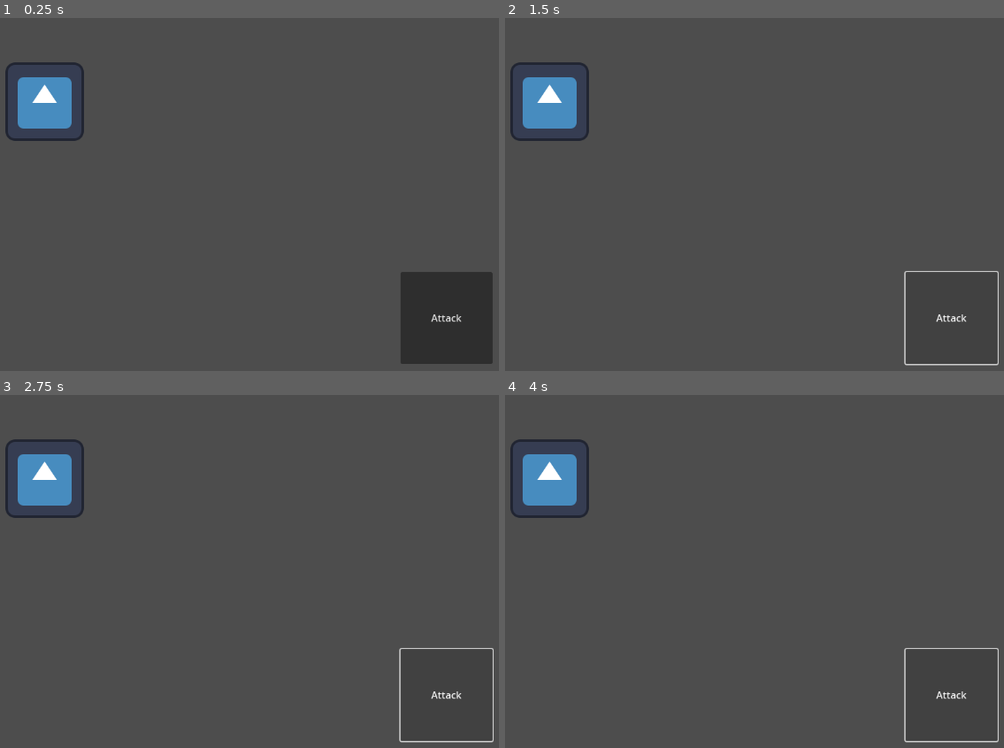
Above: before the commit, frames 1-4 (two rows, left to right).
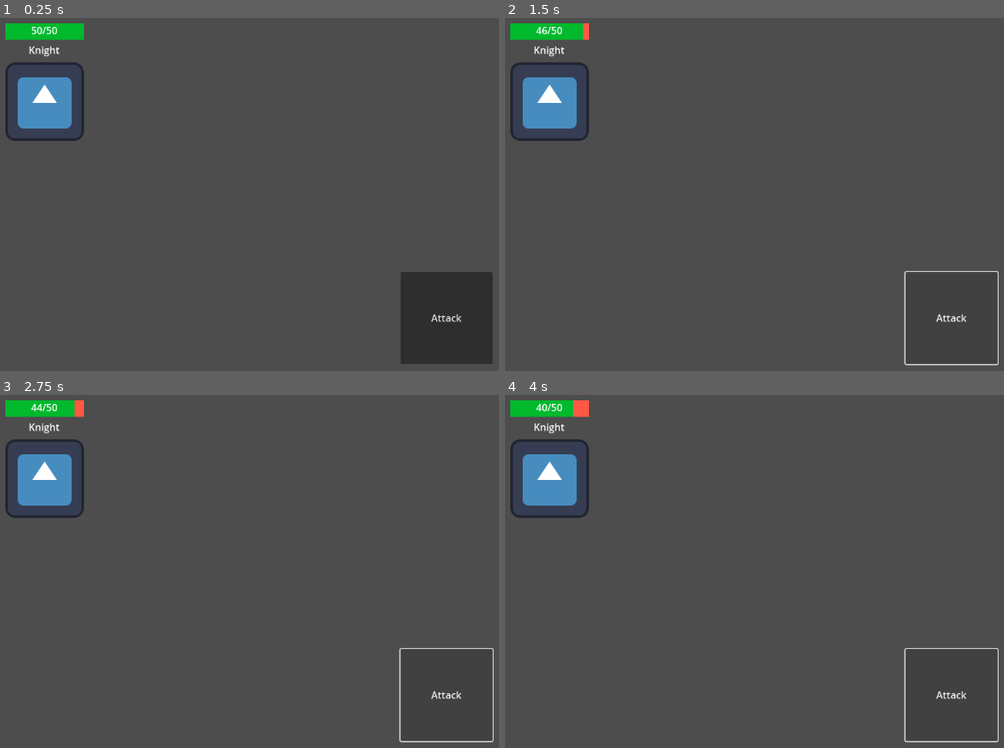
Above: after the commit, the same moments.

Repository: Comotcaiten/re_turnbase_project
Game: Godot game, scene res://test/level.tscn
Two runs of this game, one before a commit and one after it. Both use one fixed random seed, a clock stepped at 60 frames per second and the inputs below. The engine's default icon, where the game draws it, is replaced by a stand-in: a white triangle on a blue panel in a dark square.
Inputs:
- Up to frame 1 (0.25 s): no input
- Up to frame 2 (1.5 s): click "Attack" at 0.5 s; click "Attack" at 1.25 s
- Up to frame 3 (2.75 s): click "Attack" at 2 s
- Up to frame 4 (4 s): tap Enter at 2.75 s; tap Space at 3.5 s

The runs differ from the first frame. In frame 1, 0.8% of the frame differs, in the area x 1-17%, y 1-12%; in frame 2, 0.8%; in frame 3, 0.8%; in frame 4, 0.8%.

Commit message:
them vai thu de test tinh nang cua battle api

Diff:
--- a/lb/api/battle/BattleHUD.gd
+++ b/lb/api/battle/BattleHUD.gd
@@ -2,7 +2,8 @@
 class_name BattleHUD
 
 @export var hpBar: HPBar
-@export var lable: Label
+@export var hpLable: Label
+@export var nameLable: Label
 
 var character: Character
 
@@ -12,12 +13,18 @@
 
 func SetData(_character: Character):
 	self.character = _character
-	lable.text = character.nameCharacter
-	print(character.nameCharacter, " (|) ")
+	if nameLable != null:
+		nameLable.text = character.nameCharacter
+	else:
+		nameLable.text = "Null"
+	if hpLable != null:
+		hpLable.text = str(character.hp) + "/" + str(character.max_hp)
 	hpBar.SetHP(hpNormalized)
 
 func UpdateHP():
 	hpBar.SetHP(hpNormalized)
+	if hpLable != null:
+		hpLable.text = str(character.hp) + "/" + str(character.max_hp)
 
 # func UpdateHPSmoot():
 # 	hpBar.SetHPSmooth(hpNormalized)
--- a/lb/api/battle/BattleSystem.gd
+++ b/lb/api/battle/BattleSystem.gd
@@ -17,5 +17,6 @@
 
 func _on_button_attack_pressed() -> void:
   player.character.TakeDamage(null, player.character)
+  player.hud.UpdateHP()
   # player.PrintCharacter()
   pass # Replace with function body.
--- a/lb/api/battle/BattleUnit.gd
+++ b/lb/api/battle/BattleUnit.gd
@@ -6,7 +6,10 @@
 	get:
 		return max(level, 0)
 @export var isPlayerUnit: bool
-# @export var hud: BattleHUD
+@export var hud: BattleHUD
+
+@export_group("Weapon")
+@export var mainHand: ItemzBase
 
 @export_group("Equipment")
 @export var slot1: ItemzBase
@@ -14,11 +17,6 @@
 @export var slot3: ItemzBase
 @export var slot4: ItemzBase
 @export var slot5: ItemzBase
-@export var slot6: ItemzBase
-
-var equipments: Array[ItemzBase]:
-	get:
-		return [slot1, slot2, slot3, slot4, slot5, slot6]
 
 var character: Character
 
@@ -26,15 +24,19 @@
 	character = Character.new(base, level)
 	EquipmentItem()
 	character.AddItem(slot1)
-	# hud.SetData(character)
+	hud.SetData(character)
 	print("-----<BattelUnit SetUp>-----")
 	# PrintCharacter()
-	# hud.SetData(character)
+	hud.SetData(character)
 	print("-----</BattelUnit SetUp>-----")
 
 func EquipmentItem():
-	for _item in equipments:
+	for _item in [slot1, slot2, slot3, slot4, slot5]:
 		character.EquipItem(_item)
+	EquipMainHand()
+
+func EquipMainHand():
+	character.EquipMainHand(mainHand)
 
 func PrintCharacter():
 	if character == null:
--- a/lb/api/character/Character.gd
+++ b/lb/api/character/Character.gd
@@ -29,27 +29,30 @@
 
 var max_hp: int:
 	get:
-		return GetAttribute(CharacterBase.Attribute.Hp)
-var hp: int
+		return max(GetAttribute(CharacterBase.Attribute.Hp), 0)
+var hp: int:
+	get:
+		return max(hp, 0)
 
 var max_mp: int:
 	get:
-		return GetAttribute(CharacterBase.Attribute.Mp)
-var mp: int
+		return max(GetAttribute(CharacterBase.Attribute.Mp), 0)
+var mp: int:
+	get:
+		return max(mp, 0)
 
 var attack: int:
 	get:
-		return GetAttribute(CharacterBase.Attribute.Attack)
+		return max(GetAttribute(CharacterBase.Attribute.Attack), 0)
 var defense: int:
 	get:
-		return GetAttribute(CharacterBase.Attribute.Defense)
+		return max(GetAttribute(CharacterBase.Attribute.Defense), 0	)
 var speed: int:
 	get:
-		return GetAttribute(CharacterBase.Attribute.Speed)
+		return max(GetAttribute(CharacterBase.Attribute.Speed), 0)
 var crit: int:
 	get:
-		return GetAttribute(CharacterBase.Attribute.Crit)
-
+		return max(GetAttribute(CharacterBase.Attribute.Crit), 0)
 var skills: Array[Skill]
 
 func SetUpAttribute():
@@ -78,13 +81,26 @@
 		print("<!> Không thể trang bị/bỏ trong kho - Item is null/can result")
 		return false
 	if equipments.size() >= 6:
-		print("<!> Kho đã đầy")
+		print("<!> Kho trang bị đã đầy")
 		return false
 	equipments.append(_item)
 	return true
 
+func EquipMainHand(_item: ItemzBase):
+	if _item == null:
+		print("<!> Không thể trang bị lên mainhand - Item is null/can result")
+		return false
+	if mainHand != null:
+		print("<!> Mainhand đã được trang bị")
+		return false
+	mainHand = _item
+	return true
+
 func ResetEquipment():
 	equipments.clear()
+
+func ResetMainHand():
+	mainHand = null
 
 func GetAttribute(attribute: CharacterBase.Attribute) -> int:
 	var amountBase = attribute_base[attribute]
--- a/test/character.tscn
+++ b/test/character.tscn
@@ -1,10 +1,72 @@
-[gd_scene load_steps=3 format=3 uid="uid://c1c4pom7oucpd"]
+[gd_scene load_steps=7 format=3 uid="uid://c1c4pom7oucpd"]
 
 [ext_resource type="Texture2D" uid="uid://cum3p16jja17c" path="res://icon.svg" id="1_4b0ox"]
 [ext_resource type="Script" path="res://lb/api/battle/BattleUnit.gd" id="1_33pcu"]
+[ext_resource type="Script" path="res://lb/api/battle/BattleHUD.gd" id="3_mnhwd"]
+[ext_resource type="Script" path="res://lb/api/battle/HPBar.gd" id="4_ekyao"]
 
-[node name="character" type="Node2D"]
+[sub_resource type="StyleBoxFlat" id="StyleBoxFlat_blvly"]
+bg_color = Color(1, 0.344096, 0.269346, 1)
+
+[sub_resource type="StyleBoxFlat" id="StyleBoxFlat_mfnbq"]
+bg_color = Color(1.8771e-06, 0.726165, 0.174285, 1)
+
+[node name="character" type="Node2D" node_paths=PackedStringArray("hud")]
 script = ExtResource("1_33pcu")
+hud = NodePath("Control")
 
 [node name="Icon" type="Sprite2D" parent="."]
 texture = ExtResource("1_4b0ox")
+
+[node name="Control" type="Control" parent="." node_paths=PackedStringArray("hpBar", "hpLable", "nameLable")]
+layout_mode = 3
+anchors_preset = 0
+offset_left = -88.0
+offset_top = -128.0
+offset_right = 88.0
+offset_bottom = -64.0
+script = ExtResource("3_mnhwd")
+hpBar = NodePath("HPbar")
+hpLable = NodePath("HPbar/Label")
+nameLable = NodePath("NameLable")
+
+[node name="HPbar" type="ProgressBar" parent="Control"]
+layout_mode = 1
+anchors_preset = -1
+anchor_left = 0.136364
+anchor_right = 0.863455
+anchor_bottom = 0.422
+offset_right = 0.0319998
+offset_bottom = -0.00800133
+theme_override_styles/background = SubResource("StyleBoxFlat_blvly")
+theme_override_styles/fill = SubResource("StyleBoxFlat_mfnbq")
+value = 100.0
+show_percentage = false
+script = ExtResource("4_ekyao")
+metadata/_edit_use_anchors_ = true
+
+[node name="Label" type="Label" parent="Control/HPbar"]
+layout_mode = 1
+anchors_preset = -1
+anchor_right = 0.9995
+anchor_bottom = 0.889037
+offset_right = 0.0639992
+offset_bottom = -0.00400162
+text = "100/100"
+horizontal_alignment = 1
+vertical_alignment = 1
+metadata/_edit_use_anchors_ = true
+
+[node name="NameLable" type="Label" parent="Control"]
+layout_mode = 1
+anchors_preset = -1
+anchor_left = 0.136364
+anchor_top = 0.5
+anchor_right = 0.863364
+anchor_bottom = 0.859
+offset_right = 0.0479965
+offset_bottom = 0.0239983
+text = "Name Character"
+horizontal_alignment = 1
+vertical_alignment = 1
+metadata/_edit_use_anchors_ = true
--- a/test/level.tscn
+++ b/test/level.tscn
@@ -15,12 +15,12 @@
 position = Vector2(400, 200)
 base = ExtResource("3_3iocd")
 level = 5
+mainHand = ExtResource("4_68qwd")
 slot1 = ExtResource("5_tv6v3")
 slot2 = ExtResource("5_tv6v3")
 slot3 = ExtResource("4_68qwd")
 slot4 = ExtResource("4_68qwd")
 slot5 = ExtResource("4_68qwd")
-slot6 = ExtResource("5_tv6v3")
 
 [node name="Control" type="Control" parent="."]
 layout_mode = 3
